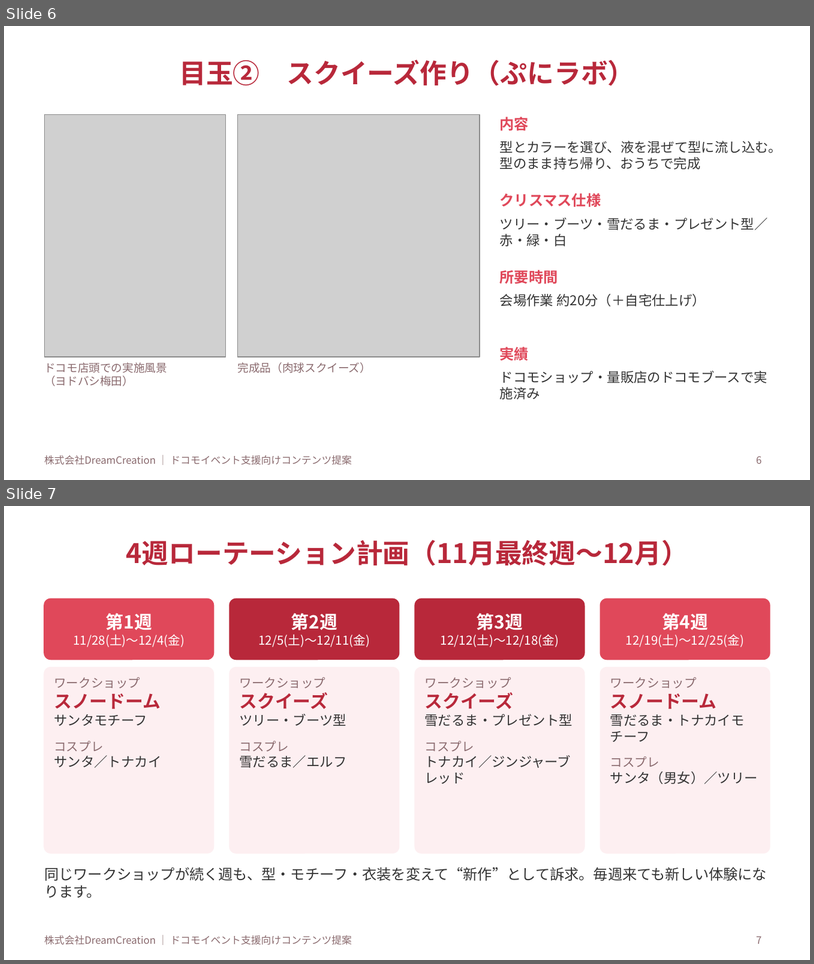
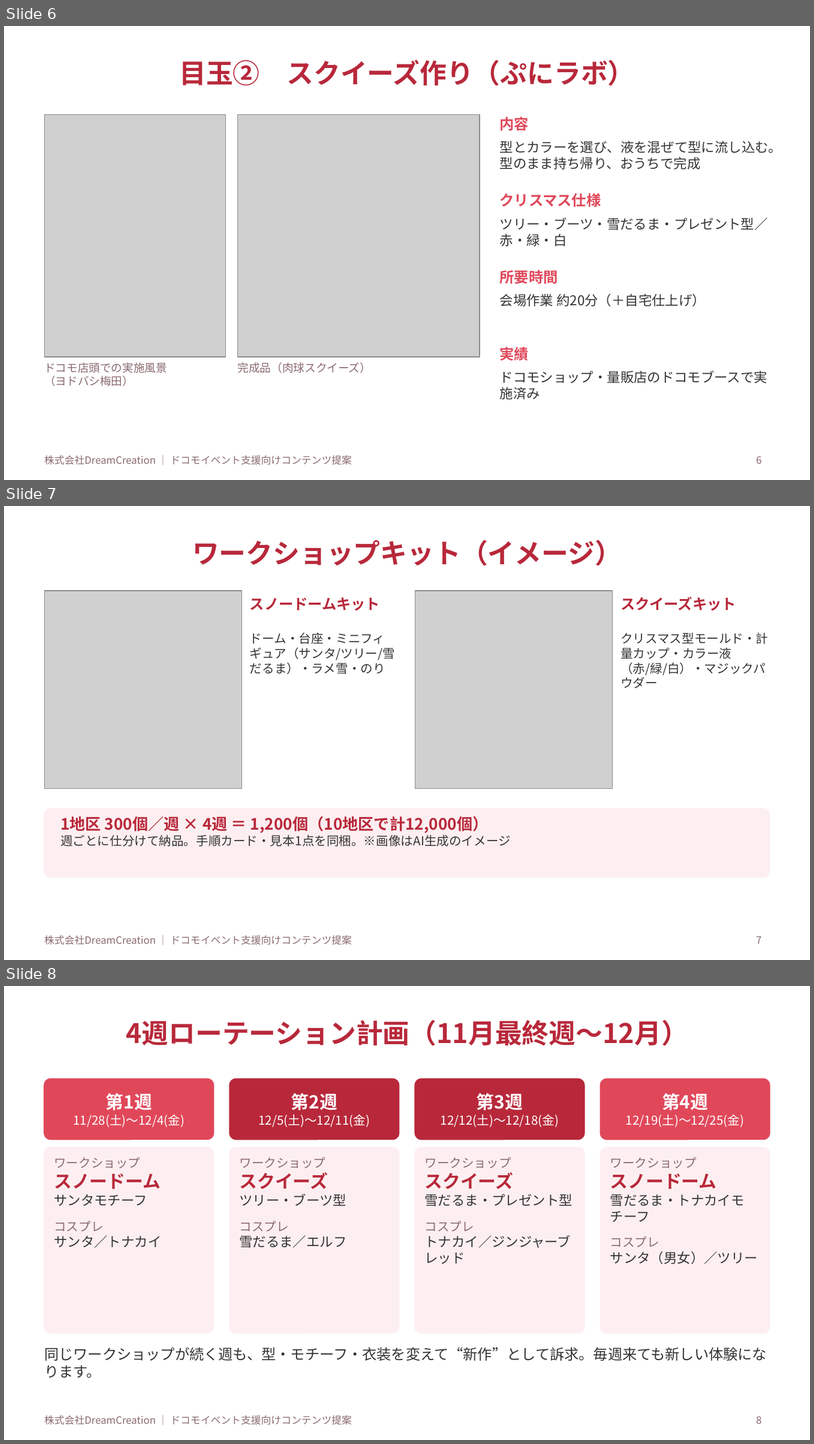
Before and after one commit to lunamax77/-next-vision, a slide deck: docs/proposals/2026-12_docomo_christmas-ws/企画書_NTTドコモ_クリスマスWS.pptx. Shown one above the other, each under a label of ours: slides 6 and 7 before the commit, slides 6, 7 and 8 after it. The pictures are 814x964 and 814x1444 pixels, drawn with LibreOffice and Linux fonts; fonts in the diff are those of the drawing; grey boxes stand for pictures. Boxes give left, top, right and bottom in pixels: in the first picture for what was removed or moved away, otherwise in the second. Text is boxed around its words. In the diff, an @@ line names an element or a change of style, - is before the commit and + after.

```diff
--- a/docs/proposals/2026-12_docomo_christmas-ws/企画書_NTTドコモ_クリスマスWS.pptx
+++ b/docs/proposals/2026-12_docomo_christmas-ws/企画書_NTTドコモ_クリスマスWS.pptx
@@ slide 7 added at bbox=[4, 506, 810, 960], background #FFFFFF; not listed: 1 template element that a slide beside it also shows @@
@@ title added at bbox=[192, 540, 622, 566], 24 pt, text #B8283A, bold @@
+ワークショップキット（イメージ）
@@ picture added at bbox=[44, 591, 242, 788] @@
@@ picture added at bbox=[415, 591, 613, 788] @@
@@ text added at bbox=[250, 597, 380, 610], 13 pt, text #B8283A, bold @@
+スノードームキット
@@ text added at bbox=[621, 597, 736, 610], 13 pt, text #B8283A, bold @@
+スクイーズキット
@@ text added at bbox=[250, 633, 395, 674], 11 pt, text #333333 @@
+ドーム・台座・ミニフィギュア（サンタ/ツリー/雪だるま）・ラメ雪・のり
@@ text added at bbox=[621, 633, 768, 688], 11 pt, text #333333 @@
+クリスマス型モールド・計量カップ・カラー液（赤/緑/白）・マジックパウダー
@@ rounded rectangle added at bbox=[44, 808, 770, 877], fill #FDEFF1, outline #FDEFF1 1 pt @@
@@ text added at bbox=[60, 816, 511, 846], 11 pt, text #333333 @@
+1地区 300個／週 × 4週 ＝ 1,200個（10地区で計12,000個）
+週ごとに仕分けて納品。手順カード・見本1点を同梱。※画像はAI生成のイメージ
@@ page number added at bbox=[756, 936, 762, 943], 9 pt, text #8A6A6E @@
+7
@@ what was slide 7 is now slide 8 @@
@@ page number at bbox=[756, 1416, 762, 1423]: text changed @@
-7
+8
```
Also in this commit, not shown: 3 slides changed, 1 other slide added, 1 slide removed, 17 other files.
